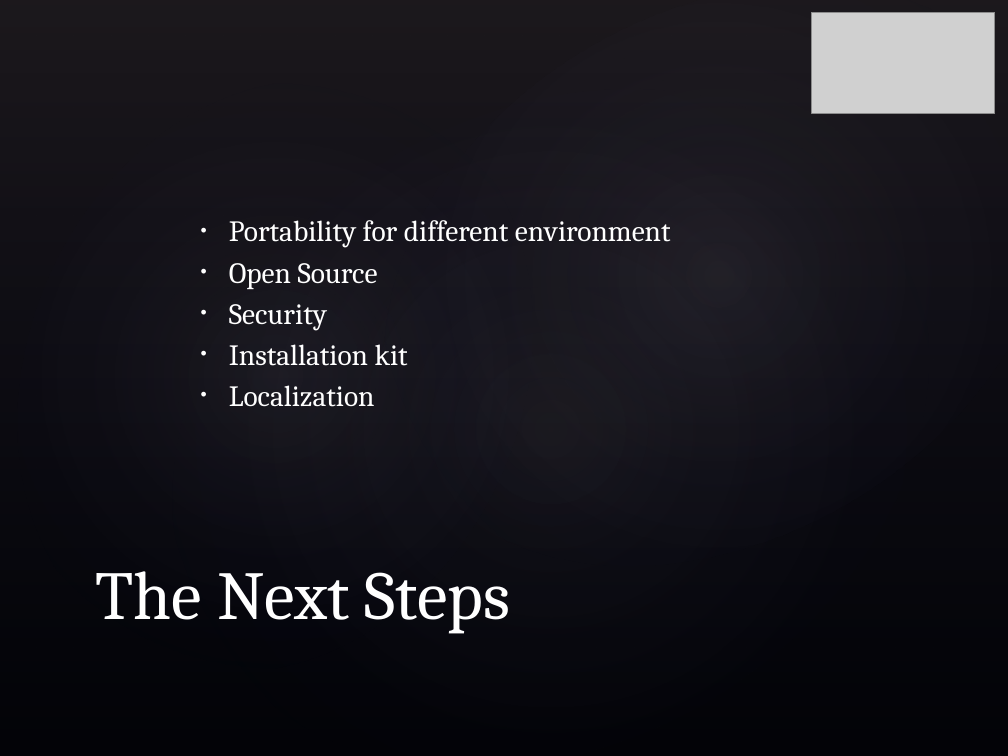
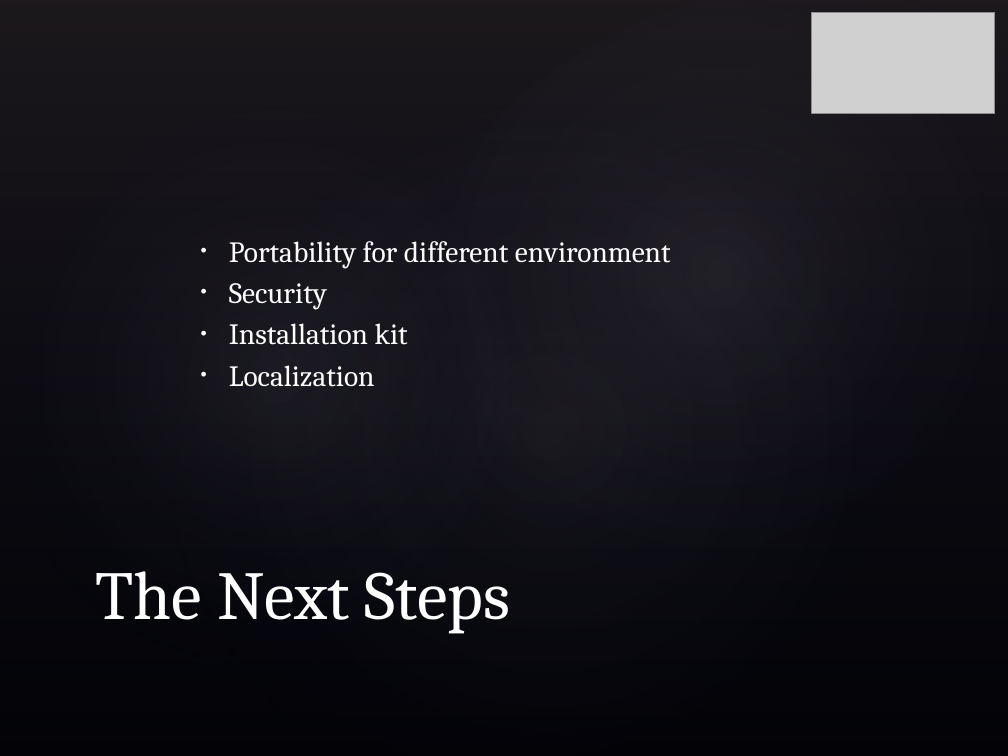
Before and after one commit to hadimuhammad/InPress, a slide deck: slide 8 of Documentation/Presentation.pptx. Drawn at 1008x756 pixels with LibreOffice and Linux fonts; fonts in the diff are those of the drawing; grey boxes stand for pictures; background and template pictures are left out. Boxes give left, top, right and bottom in pixels: in the first picture for what was removed or moved away, otherwise in the second. Text is boxed around its words. In the diff, an @@ line names an element or a change of style, - is before the commit and + after.

```diff
--- a/Documentation/Presentation.pptx
+++ b/Documentation/Presentation.pptx
@@ text at <box>229,263,378,289</box>: paragraph removed @@
-• Open Source
```
Also in this commit, not shown: 2 other slides changed.
